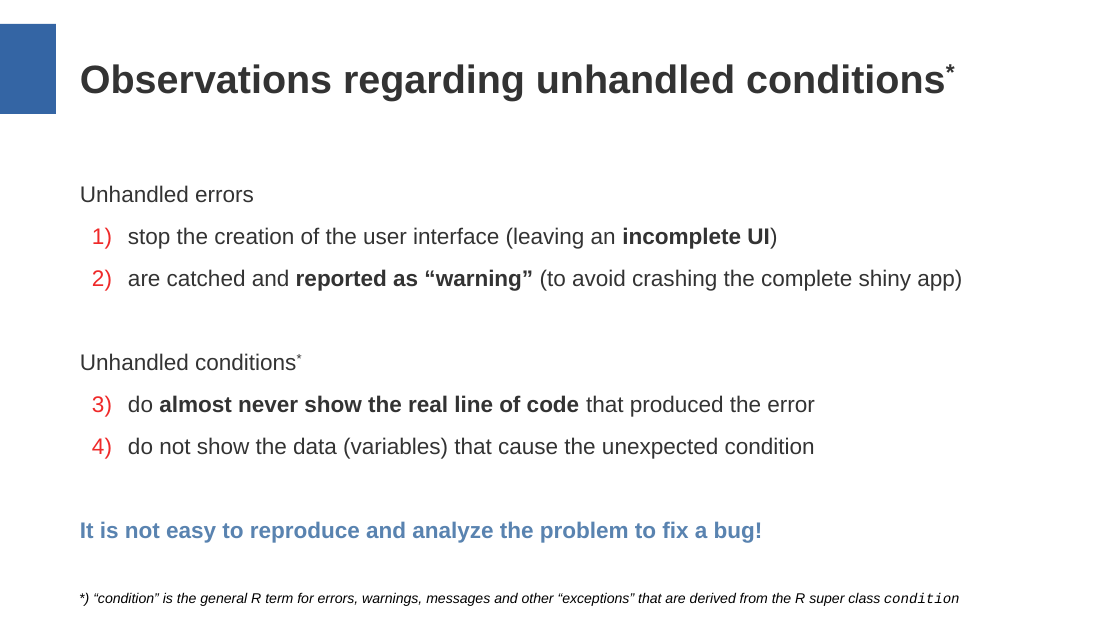
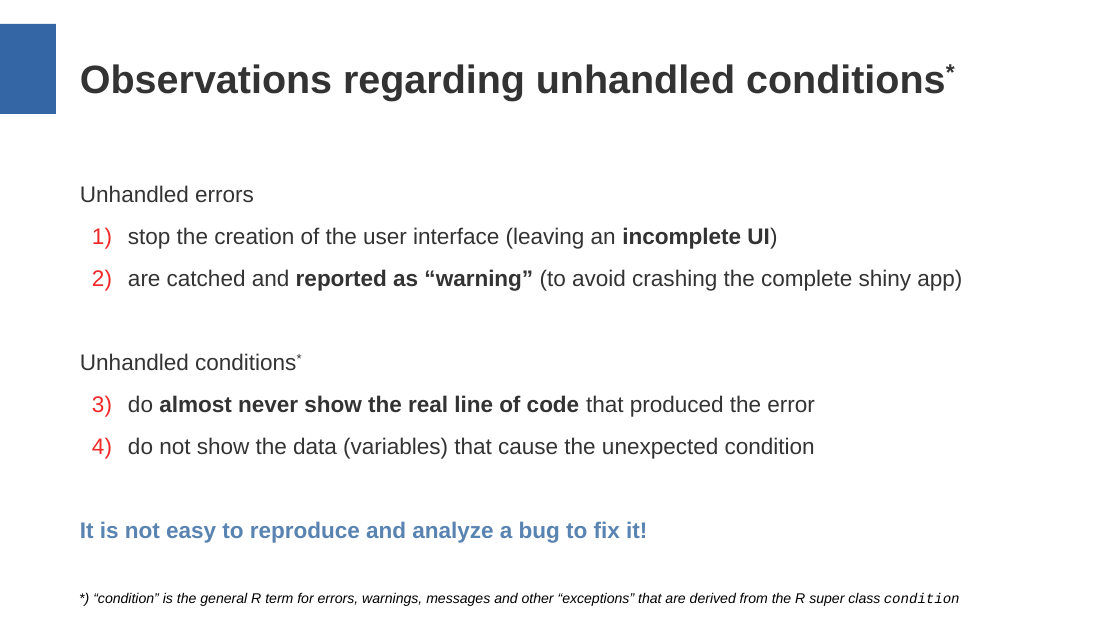
Before and after one commit to aryoda/R_shiny_post_mortem_analysis_training, a slide deck: slide 7 of Training slides.odp. Drawn at 1120x630 pixels with LibreOffice and Linux fonts; fonts in the diff are those of the drawing. Boxes give left, top, right and bottom in pixels: in the first picture for what was removed or moved away, otherwise in the second. Text is boxed around its words. In the diff, an @@ line names an element or a change of style, - is before the commit and + after.

```diff
--- a/Training slides.odp
+++ b/Training slides.odp
@@ text at box(80, 521, 647, 543): text changed @@
-It is not easy to reproduce and analyze the problem to fix a bug!
+It is not easy to reproduce and analyze a bug to fix it!
```
Also in this commit, not shown: 1 other slide changed, 1 other file.
